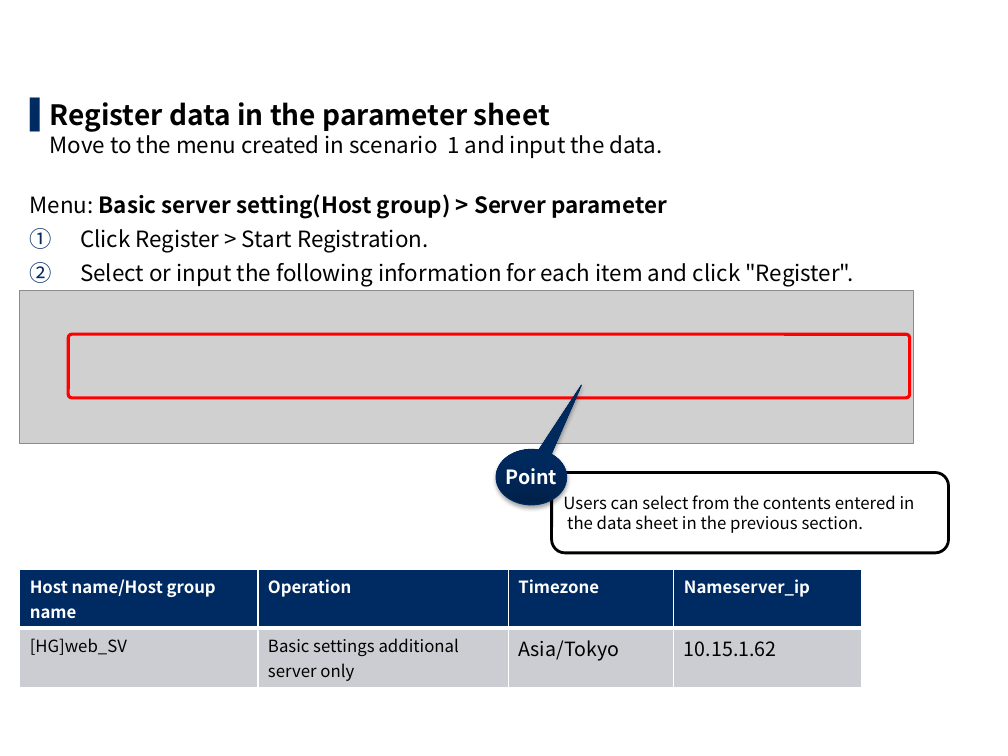
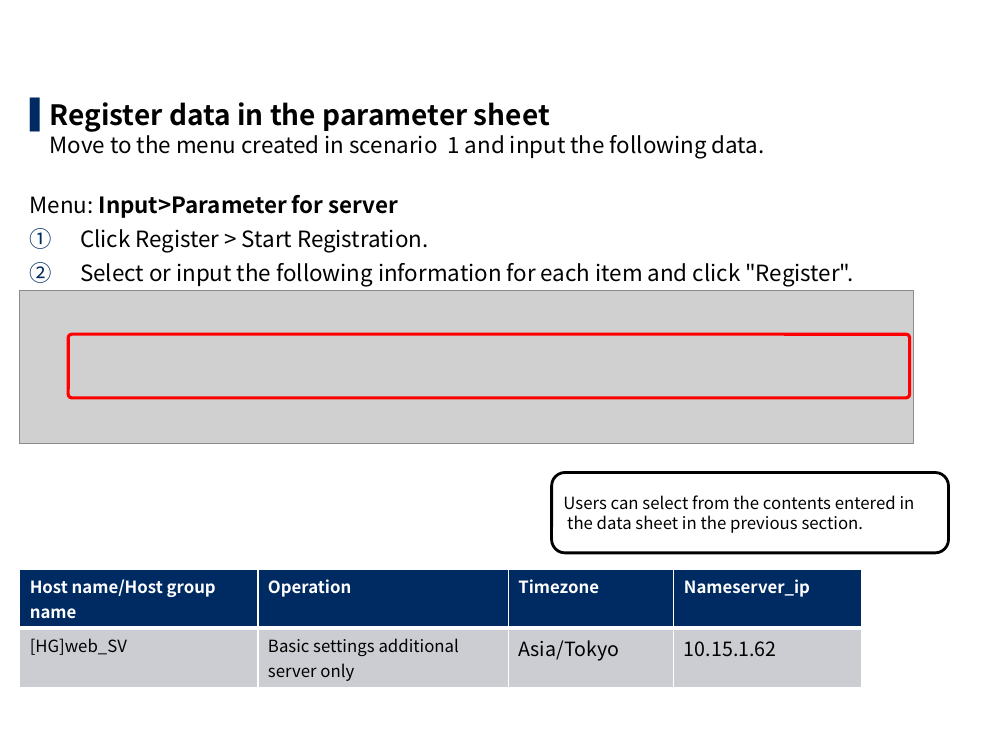
Before and after one commit to exastro-suite/it-automation-docs, a slide deck: slide 38 of asset/Learn/ITA-hg-ps_practice_en.pptx (slide 39 before the commit). Drawn at 1008x756 pixels with LibreOffice and Linux fonts; fonts in the diff are those of the drawing; grey boxes stand for pictures; background and template pictures are left out. Boxes give left, top, right and bottom in pixels: in the first picture for what was removed or moved away, otherwise in the second. Text is boxed around its words. In the diff, an @@ line names an element or a change of style, - is before the commit and + after.

```diff
--- a/asset/Learn/ITA-hg-ps_practice_en.pptx
+++ b/asset/Learn/ITA-hg-ps_practice_en.pptx
@@ text at box(30, 102, 765, 218): text changed; bold off @@
-▌ Register data in the parameter sheet
-  Move to the menu created in scenario 1 and input the data.
-Menu: Basic server setting(Host group) > Server parameter
+▌ Register data in the parameter sheet
+  Move to the menu created in scenario 1 and input the following data.
+Menu: Input>Parameter for server
@@ speech bubble removed at box(496, 450, 566, 505) @@
-Point
```
Also in this commit, not shown: 29 other slides changed, 2 slides added, 3 slides removed, 5 other files.
